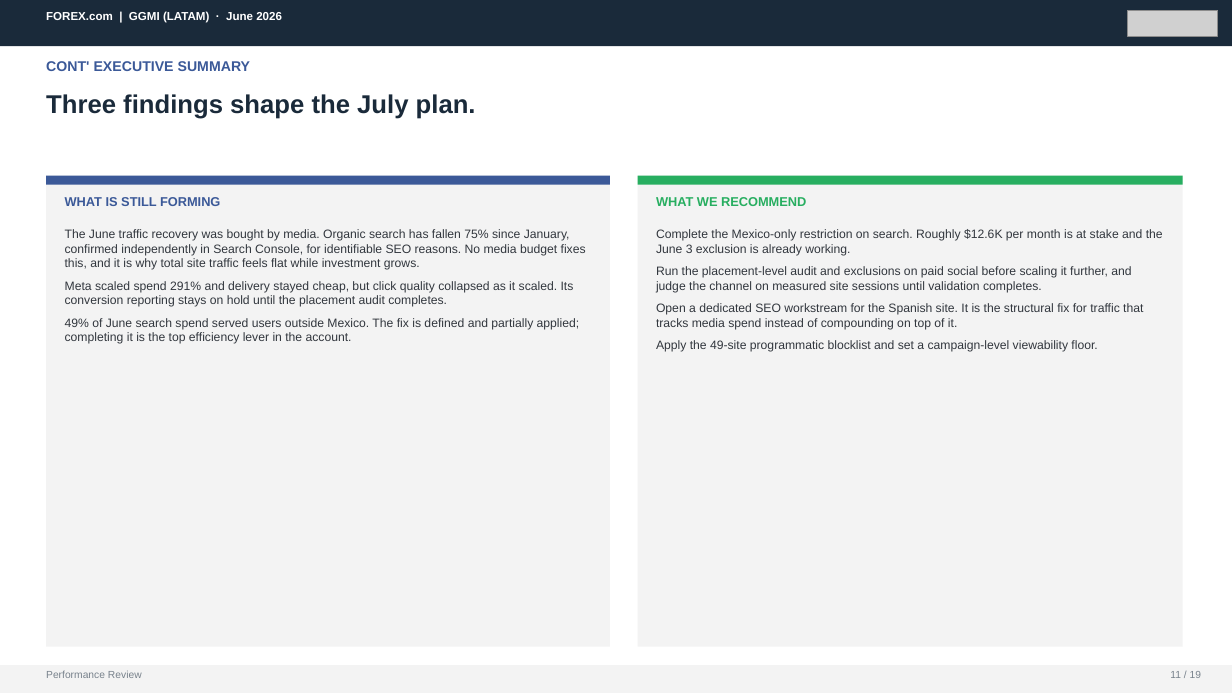
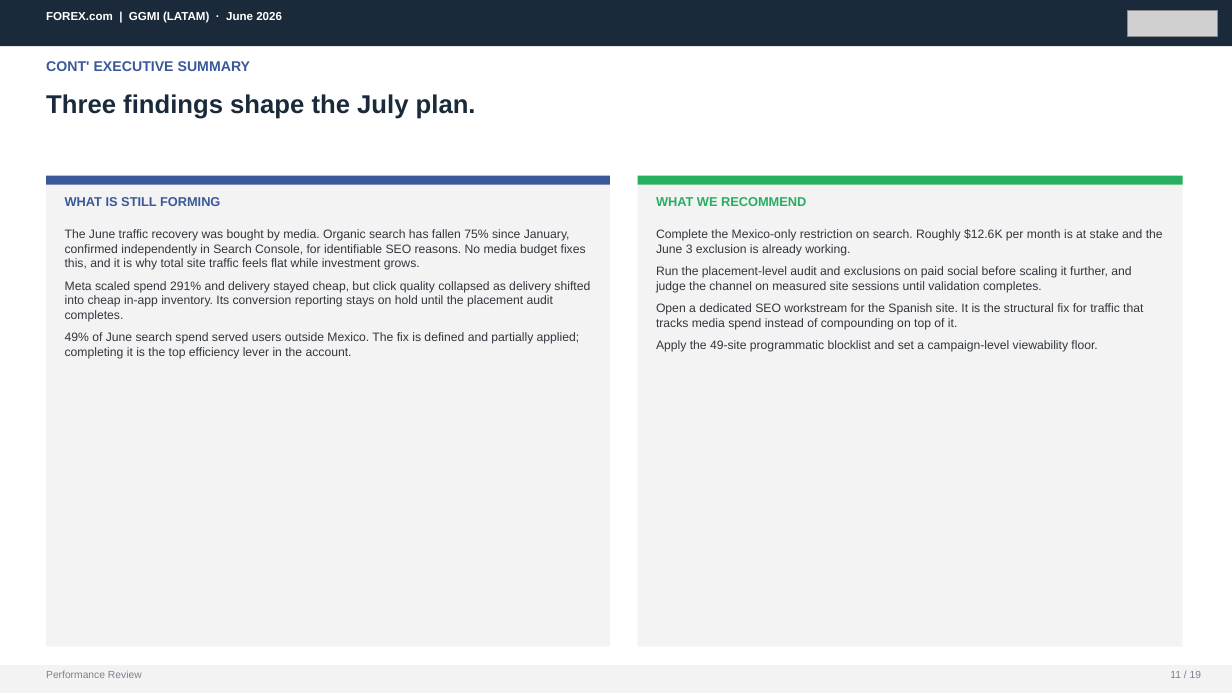
Before and after one commit to hablapro/brlvnt-reporting-hub, a slide deck: slide 11 of report-client-decks/06. GGMI_LATAM_June_2026_Performance_Review.pptx. Drawn at 1232x693 pixels with LibreOffice and Linux fonts; fonts in the diff are those of the drawing; grey boxes stand for pictures. Boxes give left, top, right and bottom in pixels: in the first picture for what was removed or moved away, otherwise in the second. Text is boxed around its words. In the diff, an @@ line names an element or a change of style, - is before the commit and + after.

```diff
--- a/report-client-decks/06. GGMI_LATAM_June_2026_Performance_Review.pptx
+++ b/report-client-decks/06. GGMI_LATAM_June_2026_Performance_Review.pptx
@@ text at [65, 281, 590, 322]: text changed @@
-Meta scaled spend 291% and delivery stayed cheap, but click quality collapsed as it scaled. Its conversion reporting stays on hold until the placement audit completes.
+Meta scaled spend 291% and delivery stayed cheap, but click quality collapsed as delivery shifted into cheap in-app inventory. Its conversion reporting stays on hold until the placement audit completes.
```
Also in this commit, not shown: 5 other slides changed.
